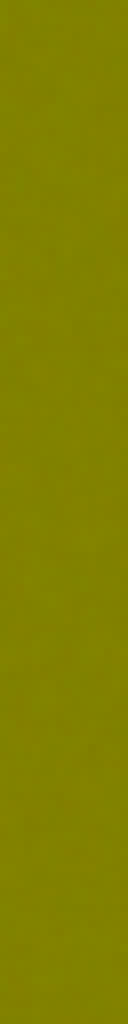
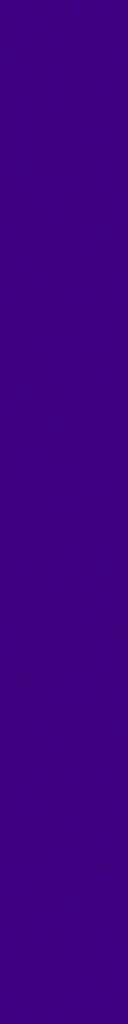
Before/after of a 128 x 1024 layered artwork. What changed in the layer stack:
added layer "purple" (multiply) above "yellow" over [0,0,128,1024]
hid "yellow", painted on it over [0,0,128,1024]
